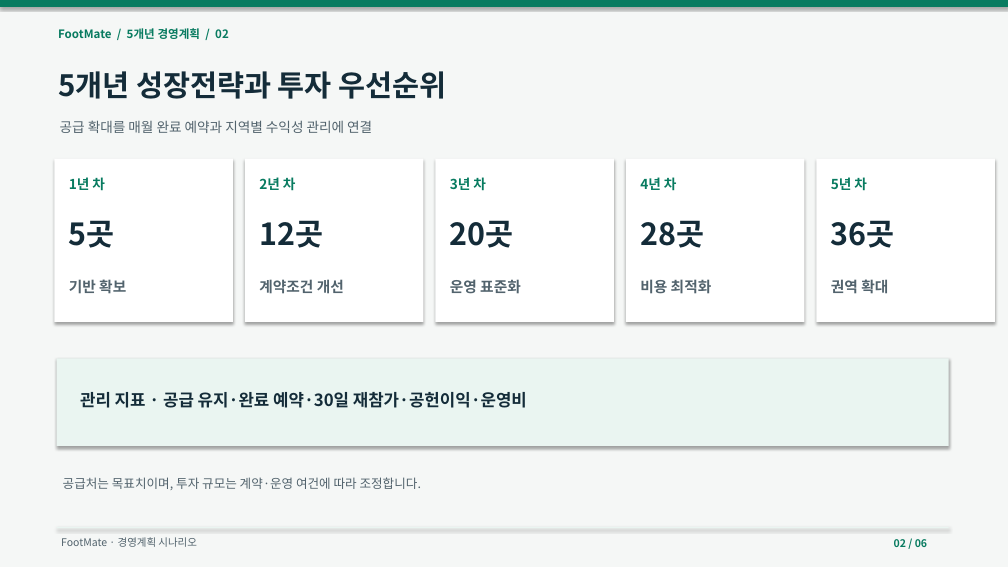
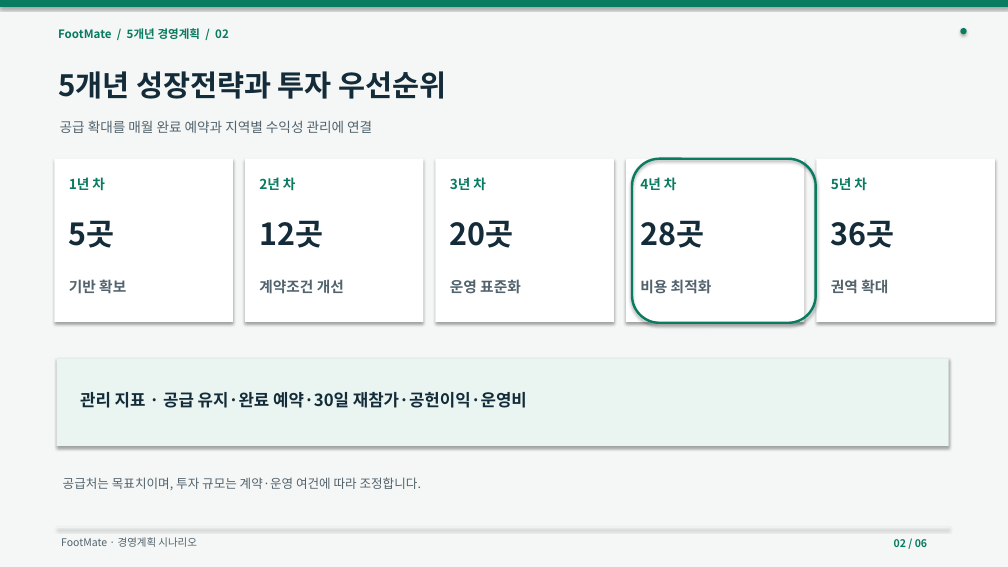
Before and after one commit to dohyunkimmm/footmate-case-study, a slide deck: slide 2 of src/case-study/downloads/footmate_5year_strategy.pptx. Drawn at 1008x567 pixels with LibreOffice and Linux fonts; fonts in the diff are those of the drawing. Boxes give left, top, right and bottom in pixels: in the first picture for what was removed or moved away, otherwise in the second. Text is boxed around its words. In the diff, an @@ line names an element or a change of style, - is before the commit and + after.

```diff
--- a/src/case-study/downloads/footmate_5year_strategy.pptx
+++ b/src/case-study/downloads/footmate_5year_strategy.pptx
@@ ellipse added at <box>960,28,966,34</box>, fill #087B60 @@
@@ rounded rectangle added at <box>632,159,816,323</box>, outline #087B60 2.3 pt @@
```
Also in this commit, not shown: 5 other slides changed, 19 other files.
